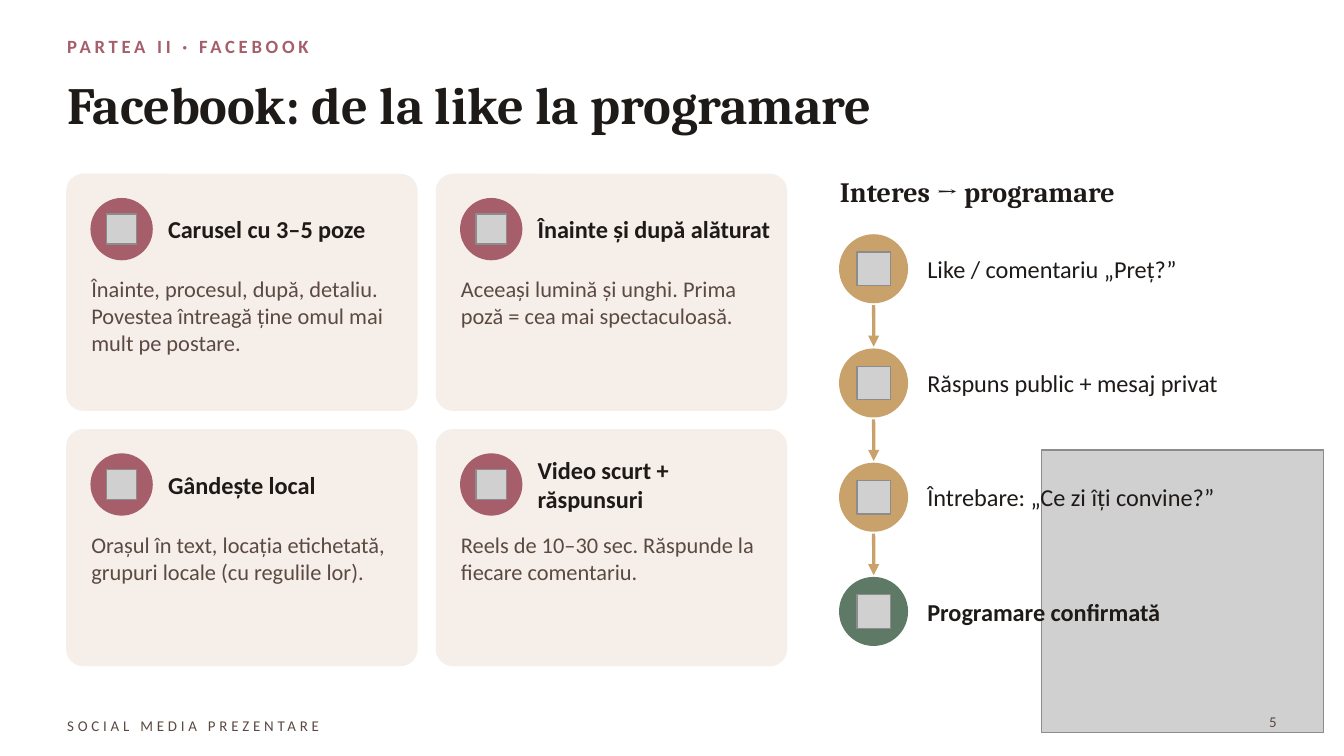
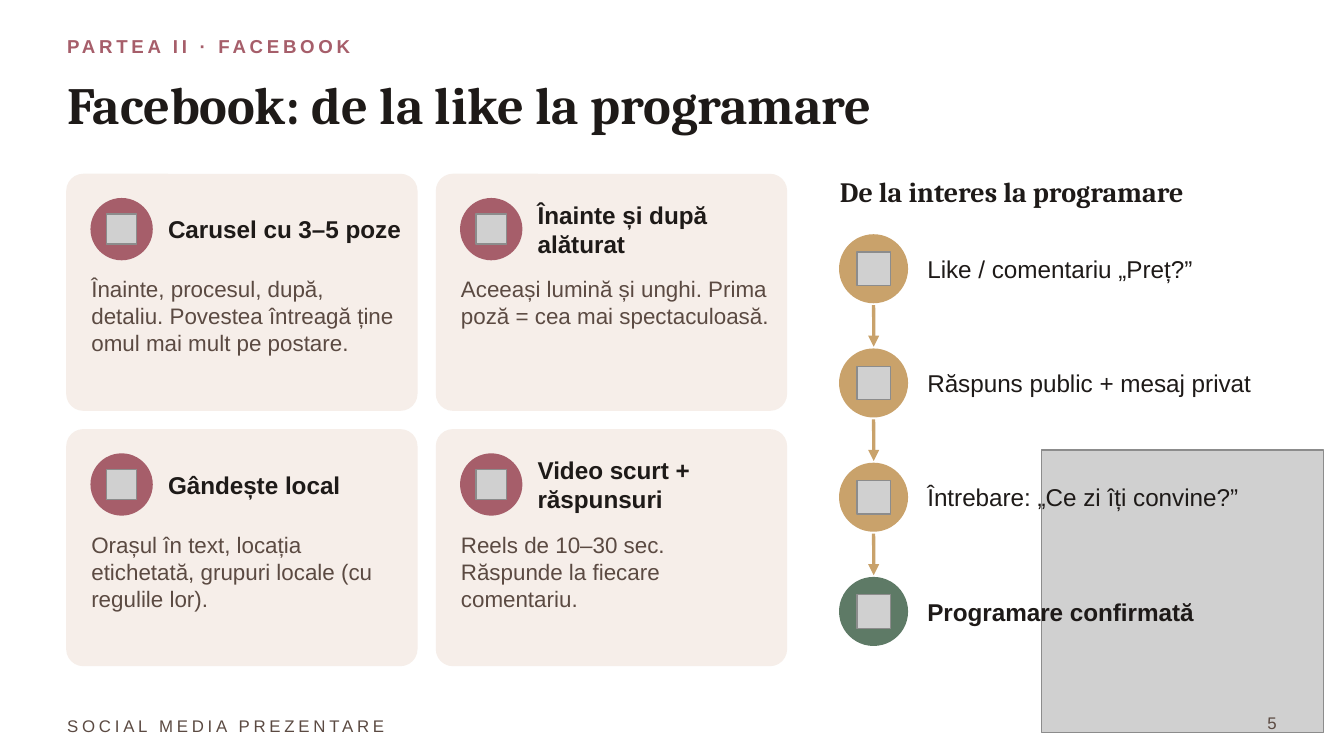
Before and after one commit to dianaavram2014/Blonde-ambition, a slide deck: slide 5 of SOCIAL_MEDIA_PREZENTARE.pptx. Drawn at 1344x756 pixels with LibreOffice and Linux fonts; fonts in the diff are those of the drawing; grey boxes stand for pictures. Boxes give left, top, right and bottom in pixels: in the first picture for what was removed or moved away, otherwise in the second. Text is boxed around its words. In the diff, an @@ line names an element or a change of style, - is before the commit and + after.

```diff
--- a/SOCIAL_MEDIA_PREZENTARE.pptx
+++ b/SOCIAL_MEDIA_PREZENTARE.pptx
@@ text at [840, 182, 1184, 208]: text changed @@
-Interes → programare
+De la interes la programare
@@ font Calibri to Arial in 13 elements at [67, 30, 1008, 63], [168, 220, 401, 243], [91, 280, 393, 356], [538, 204, 707, 254], [461, 280, 768, 329], [168, 476, 340, 499], [91, 536, 372, 612], [538, 461, 669, 513], [461, 537, 665, 607], [927, 260, 1192, 283], [927, 374, 1251, 397], [927, 487, 1238, 512], [927, 601, 1194, 626] @@
@@ text "SOCIAL MEDIA PREZENTARE" at [67, 712, 605, 739]: size 8 to 9 pt, font Calibri to Arial @@
@@ page number at [1267, 717, 1276, 733]: size 8 to 9 pt, font Calibri to Arial @@
```
Also in this commit, not shown: 19 other slides changed, 1 other file.
